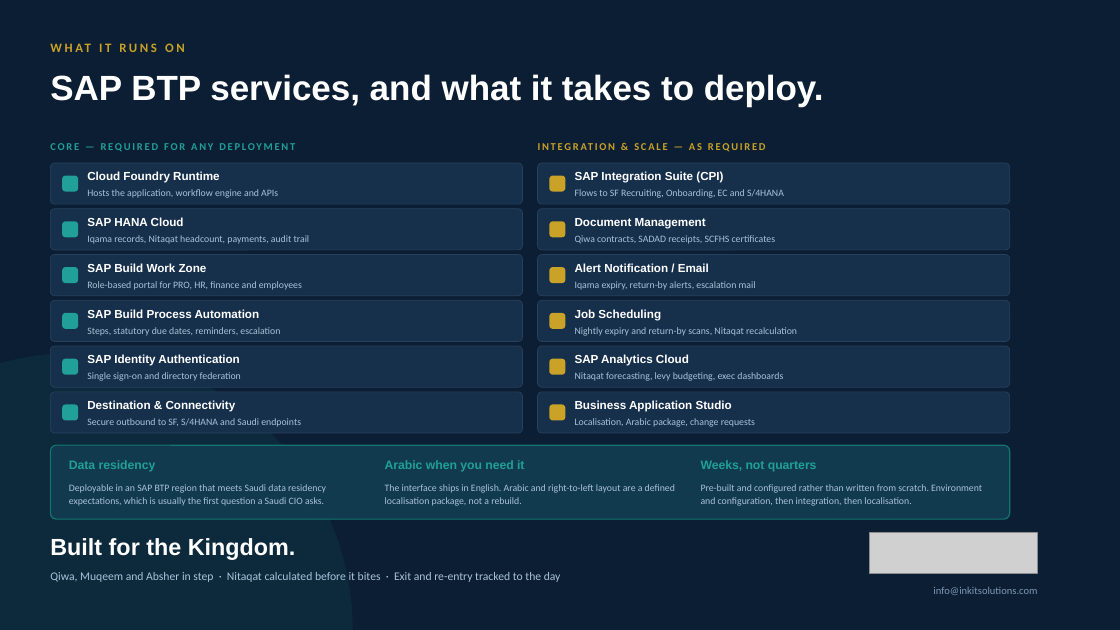
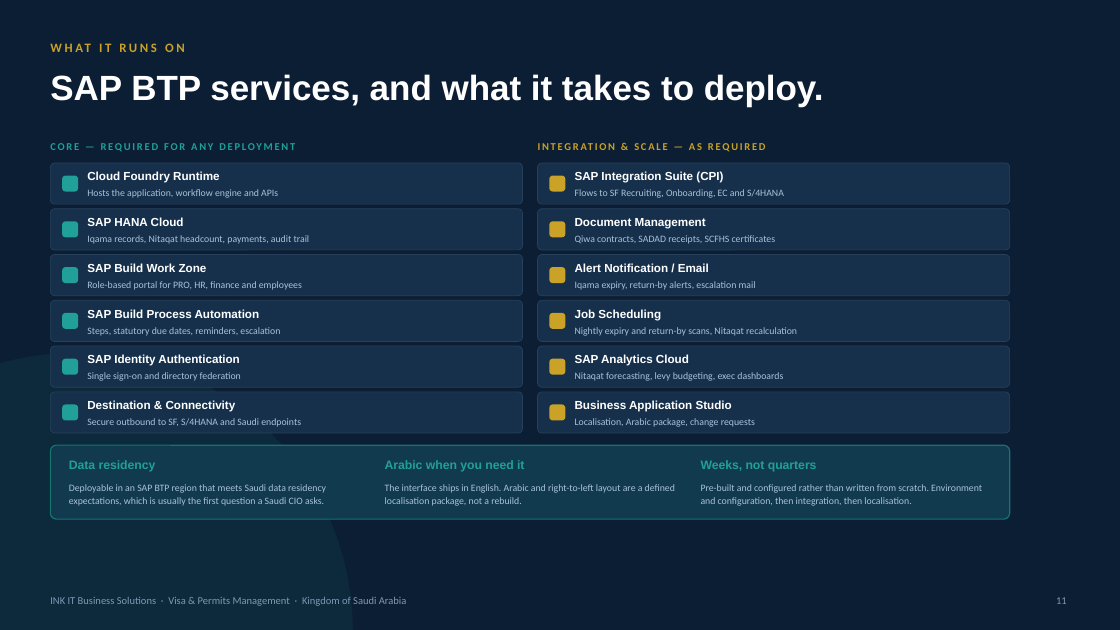
Before and after one commit to cranialblend5/VisaAndPermitsDemo, a slide deck: slide 11 of ksadeck/INK_IT_Visa_and_Permits_KSA.pptx (slide 10 before the commit). Drawn at 1120x630 pixels with LibreOffice and Linux fonts; fonts in the diff are those of the drawing; grey boxes stand for pictures. Boxes give left, top, right and bottom in pixels: in the first picture for what was removed or moved away, otherwise in the second. Text is boxed around its words. In the diff, an @@ line names an element or a change of style, - is before the commit and + after.

```diff
--- a/ksadeck/INK_IT_Visa_and_Permits_KSA.pptx
+++ b/ksadeck/INK_IT_Visa_and_Permits_KSA.pptx
@@ picture removed at <box>870,533,1038,574</box> @@
@@ text at <box>50,597,407,606</box>: text changed; size 20 to 9 pt; font Arial to Calibri; text colour #FFFFFF to #7E99B4; bold off @@
-Built for the Kingdom.
+INK IT Business Solutions · Visa & Permits Management · Kingdom of Saudi Arabia
@@ text removed at <box>50,572,561,582</box> @@
-Qiwa, Muqeem and Absher in step · Nitaqat calculated before it bites · Exit and re-entry tracked to the day
@@ text removed at <box>933,587,1037,595</box> @@
-info@inkitsolutions.com
@@ text added at <box>1056,597,1067,604</box>, 9 pt, text #7E99B4 @@
+11
```
Also in this commit, not shown: 3 other slides changed, 2 slides added, 56 other files.
